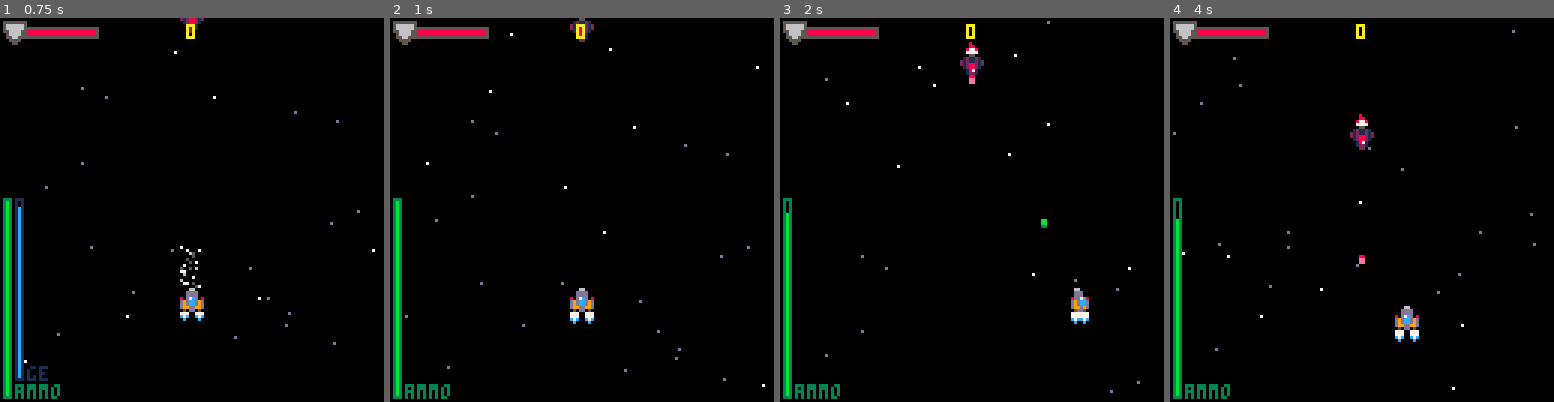
Above: before the commit, frames 1-4 (left to right).
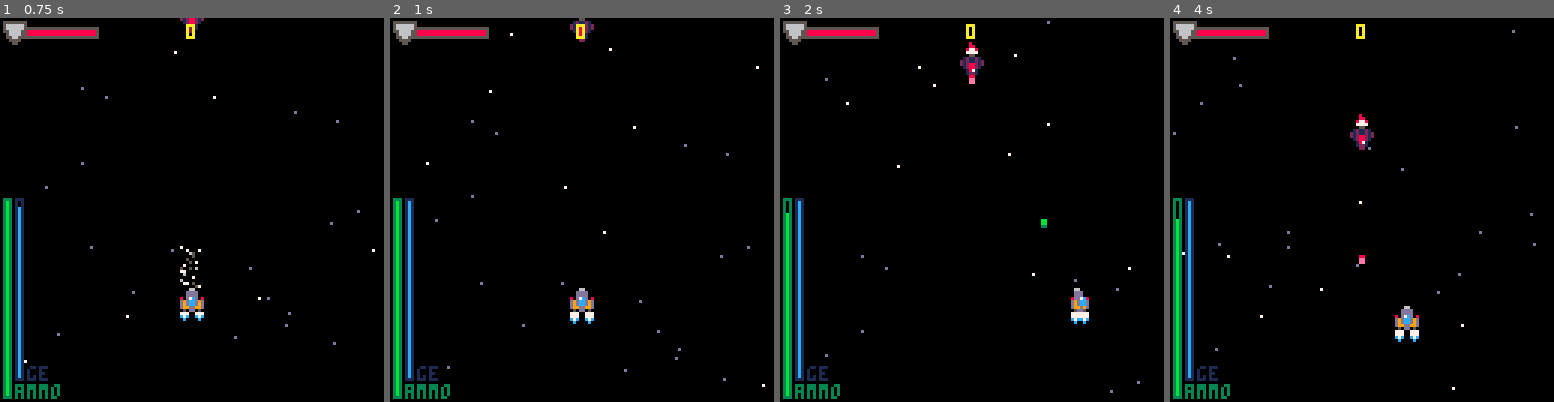
Above: after the commit, the same moments.

Repository: Sreaz0ne/the-recycler-p8
Game: PICO-8 cartridge the_recycler.p8
The game is run twice, just before and just after one commit, with the same random seed, the same clock (stepped at 60 frames per second) and the same inputs.
Inputs:
- Up to frame 1 (0.75 s): tap X (X key) at 0.33 s; tap O (Z key) at 0.7 s
- Up to frame 2 (1 s): no input
- Up to frame 3 (2 s): tap X (X key) at 1.07, 1.85 s; hold Right from 1.6 s (still down); tap O (Z key) at 1.7 s
- Up to frame 4 (4 s): release Right at 2.1 s; tap O (Z key) every 0.4 s from 2.1 to 3.7 s; hold Up 2.15-2.42 s; hold Right 2.47-3.03 s; tap X (X key) at 2.97 s; hold Left 3.08-3.58 s; hold Down 3.63-3.97 s

Frame 1 is identical in both runs. In frame 2, 1.2% of the frame differs, in the area x 3-13%, y 46-95%; in frame 3, 1.2%; in frame 4, 1.2%.

Commit message:
HP & Energy bar are colored with warning color when they are near empty

Diff:
--- a/the_recycler.p8
+++ b/the_recycler.p8
@@ -528,6 +528,9 @@
 	if plyr.ammo==0 then
 		pal(3,8)
 		pal(11,9)
+	elseif plyr.ammo/plyr.ammomax<=0.3 then
+		pal(3,9)
+		pal(11,10)
 	end
 	rect(1,60,3,126,3)
 	if plyr.ammo>0 then
@@ -545,7 +548,10 @@
 	if vcm.energy<vcm.gemax then
 		if vcm.needfullcharg==1 then
 			pal(1,8)
-			pal(12,9)
+			pal(12,14)
+		elseif vcm.energy/vcm.gemax<=0.3 then
+			pal(1,9)
+			pal(12,10)
 		end
 		rect(5,60,7,120,1)
 		if vcm.energy>0 then
@@ -637,8 +643,8 @@
 		vspeed=0.6,
 		energy=nil,
 		gemax=40,
-		chargspeed=0.2,
-		dischargspeed=0.6,
+		chargspeed=0.15,
+		dischargspeed=0.55,
 		needfullcharg=0
 	}
 	vcmpart={}
